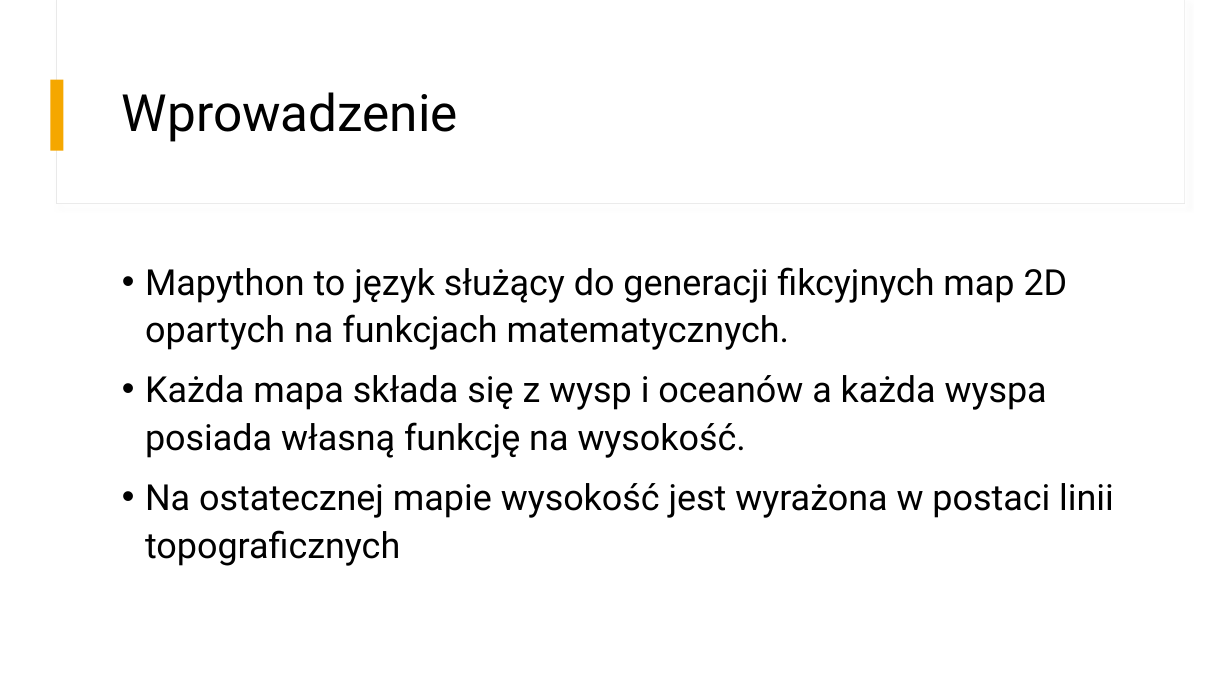
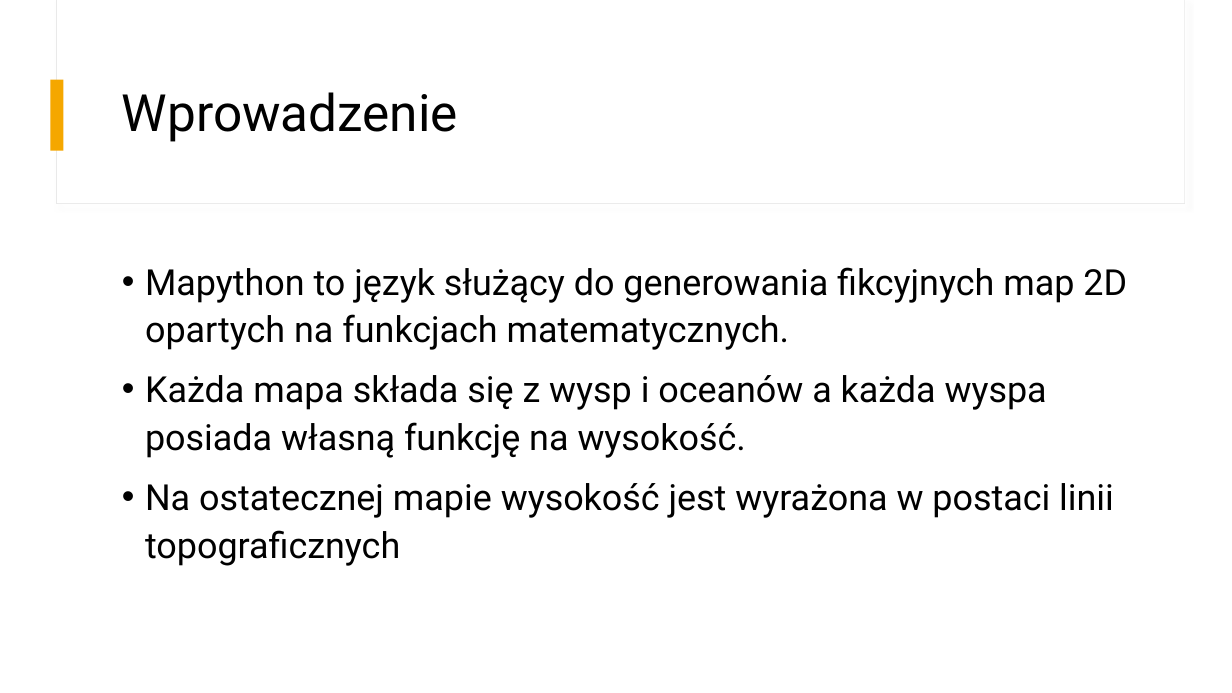
Before and after one commit to pknot212121/MapS, a slide deck: slide 2 of Prezentacja.pptx. Drawn at 1232x693 pixels with LibreOffice and Linux fonts; fonts in the diff are those of the drawing. Boxes give left, top, right and bottom in pixels: in the first picture for what was removed or moved away, otherwise in the second. Text is boxed around its words. In the diff, an @@ line names an element or a change of style, - is before the commit and + after.

```diff
--- a/Prezentacja.pptx
+++ b/Prezentacja.pptx
@@ text at (145,267,1127,350): text changed @@
-• Mapython to język służący do generacji fikcyjnych map 2D opartych na funkcjach matematycznych.
+• Mapython to język służący do generowania fikcyjnych map 2D opartych na funkcjach matematycznych.
```
Also in this commit, not shown: 6 other slides changed.
